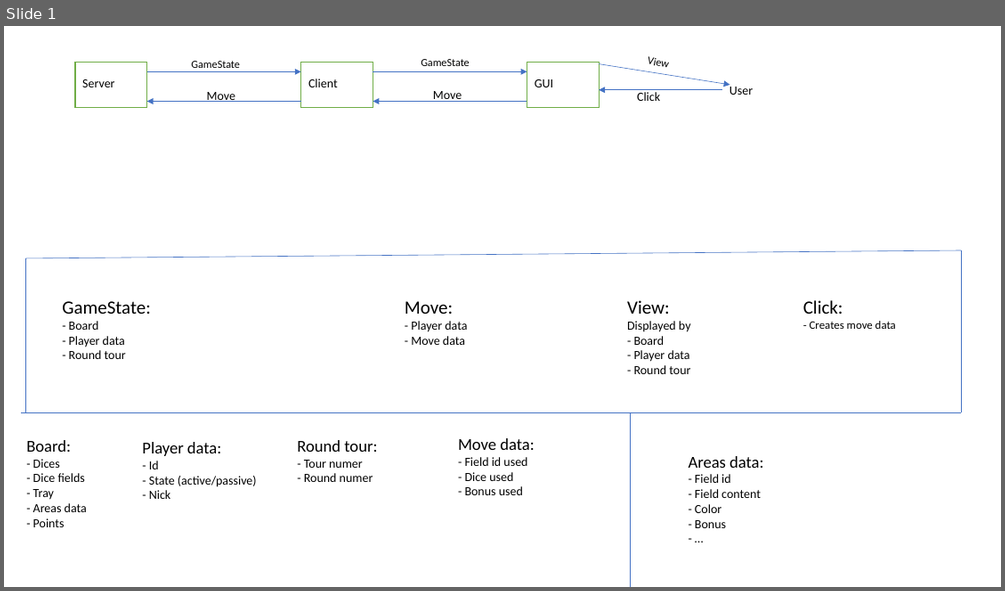
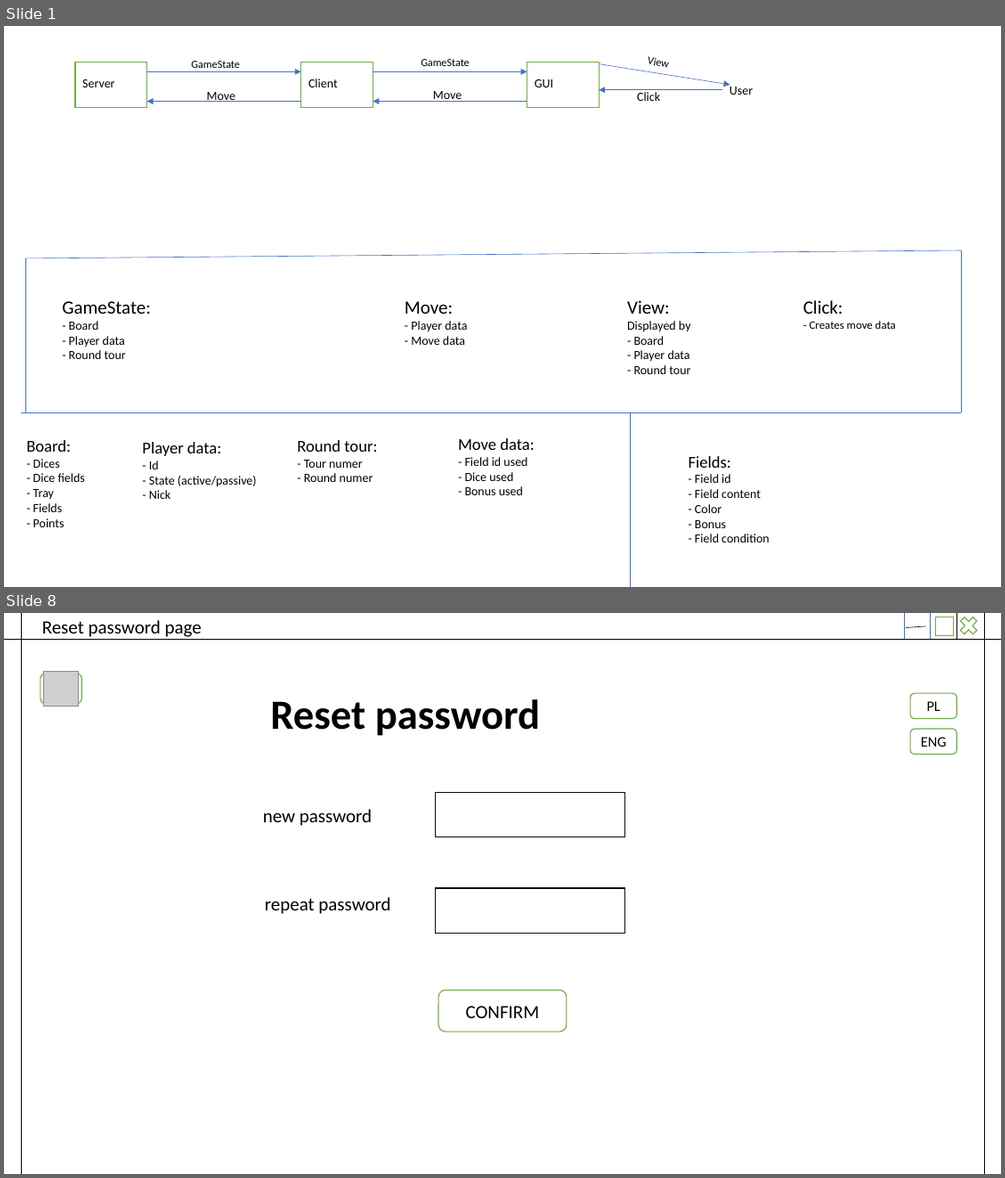
Before and after one commit to szymiar/Ganz-shon-clever, a slide deck: GanzShonClever_plan.pptx. Shown one above the other, each under a label of ours: slide 1 before the commit, slides 1 and 8 after it; the slides between them are not shown. The pictures are 1005x591 and 1005x1178 pixels, drawn with LibreOffice and Linux fonts; fonts in the diff are those of the drawing; grey boxes stand for pictures. Boxes give left, top, right and bottom in pixels: in the first picture for what was removed or moved away, otherwise in the second. Text is boxed around its words. In the diff, an @@ line names an element or a change of style, - is before the commit and + after.

```diff
--- a/GanzShonClever_plan.pptx
+++ b/GanzShonClever_plan.pptx
@@ slide 8 added at <box>4,613,1001,1174</box>, background #FFFFFF @@
@@ line added from (4, 639) to (1001, 639), #000000 0.5 pt @@
@@ line added from (21, 613) to (21, 1174), #000000 0.5 pt @@
@@ title added at <box>42,620,202,637</box>, 18 pt, text #000000 @@
+Reset password page
@@ line added from (905, 639) to (905, 613), #4472C4 0.5 pt @@
@@ line added from (906, 628) to (926, 626), #000000 0.5 pt @@
@@ line added from (930, 639) to (930, 613), #4472C4 0.5 pt @@
@@ rectangle added at <box>935,617,953,635</box>, fill #FFFFFF, outline #70AD47 1 pt @@
@@ cross added at <box>956,613,980,639</box>, fill #FFFFFF, outline #70AD47 1 pt @@
@@ line added from (956, 639) to (956, 613), #000000 0.5 pt @@
@@ line added from (985, 613) to (985, 1174), #000000 0.5 pt @@
@@ rounded rectangle added at <box>40,674,81,704</box>, fill #FFFFFF, outline #70AD47 1 pt @@
@@ picture added at <box>44,672,79,706</box> @@
@@ text added at <box>270,699,540,736</box>, 40 pt, text #000000, bold @@
+Reset password
@@ rounded rectangle added at <box>910,693,956,718</box>, fill #FFFFFF, outline #70AD47 1 pt, 14 pt, text #000000 @@
+PL
@@ rounded rectangle added at <box>910,729,956,755</box>, fill #FFFFFF, outline #70AD47 1 pt, 14 pt, text #000000 @@
+ENG
@@ rectangle added at <box>436,793,624,837</box>, fill #FFFFFF, outline #0D0D0D 1 pt @@
@@ text added at <box>263,809,372,826</box>, 18 pt, text #000000 @@
+new password
@@ text added at <box>265,897,390,914</box>, 18 pt, text #000000 @@
+repeat password
@@ rectangle added at <box>436,888,624,933</box>, fill #FFFFFF, outline #0D0D0D 1 pt @@
@@ rounded rectangle added at <box>438,989,566,1032</box>, fill #FFFFFF, outline #70AD47 1 pt, 18 pt, text #000000 @@
+CONFIRM
@@ slide 1 changed as well @@
@@ text at <box>33,459,85,527</box>: text changed @@
-Board:
-- Dices
-- Dice fields
-- Tray
-- Areas data
-- Points
+Board:
+- Dices
+- Dice fields
+- Tray
+- Fields
+- Points
@@ text at <box>688,456,769,542</box>: text changed @@
-Areas data:
-- Field id
-- Field content
-- Color
-- Bonus
-- …
+Fields:
+- Field id
+- Field content
+- Color
+- Bonus
+- Field condition
```
Also in this commit, not shown: 11 other slides added, 12 other files.
